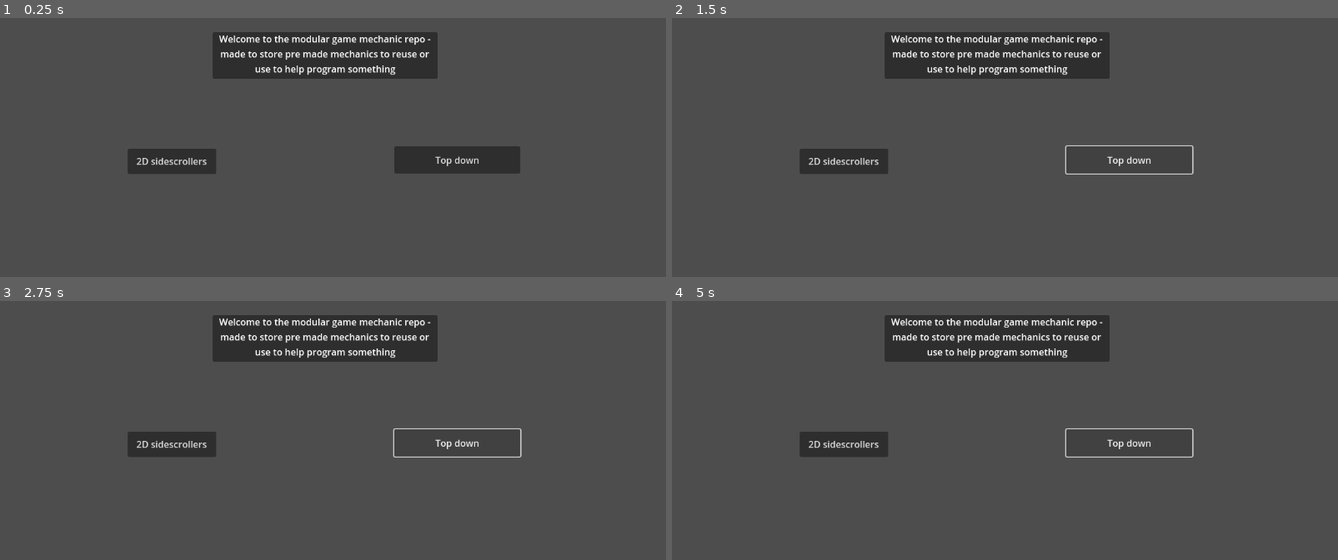
Above: before the commit, frames 1-4 (two rows, left to right).
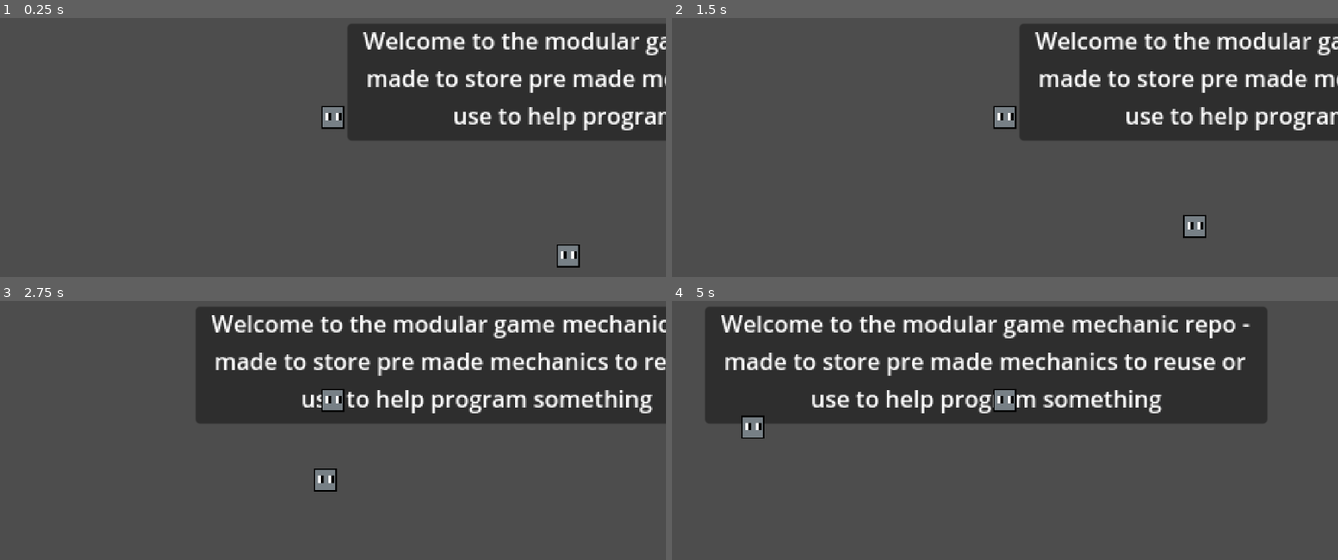
Above: after the commit, the same moments.

Repository: DelusionalDebugger/Modular-game-mechanic-collection
Game: Godot game, scene res://Main menu/main.tscn
Same seed, same stepped clock (60 frames per second), same inputs: the game is played once before the commit and once after it.
Inputs (mouse positions are in pixels of both pictures, inside the frame that each line leads up to):
- Up to frame 1 (0.25 s): no input
- Up to frame 2 (1.5 s): click (845, 160) at 0.5 s, where only the run before the commit has a clickable "2D sidescrollers"; click (1131, 160) at 1.25 s, where only the run before the commit has a clickable "Top down"
- Up to frame 3 (2.75 s): tap Enter (ui_accept) at 2, 2.27 s; hold D (Right) from 2.03 s (still down)
- Up to frame 4 (5 s): tap Enter (ui_accept) at 3.02, 4.52 s; release D (Right) at 3.53 s; hold A (Left) 3.53-4.28 s; hold D (Right) from 4.28 s (still down)

The runs differ from the first frame. In frame 1, 26% of the frame differs, in the area x 19-100%, y 2-97%; in frame 2, 25%; in frame 3, 29%; in frame 4, 35%, in the area x 5-90%, y 2-61%.

Commit message:
Creating code for Follow point enemy
The player and enemy is in the main scene here because that's where this was tested. Also the enemy might only be going to the origin so that might be a glitch.

Diff:
--- /dev/null
+++ b/Collection/Enemies/AI/Enemies/Find point enemy/find_point_enemy.gd
@@ -0,0 +1,18 @@
+extends CharacterBody2D
+
+@onready var pointTracker: RayCast2D = $PointTracker
+
+var chosenLocation : Vector2
+var movementVelocity : int = 30
+var targetLocation : Vector2
+
+func _ready() -> void:
+	targetLocation = Vector2(randi_range(-2000,2000),randi_range(-2000,2000))	#Can replace these ranges with screen or scene size needed
+
+func _physics_process(delta: float) -> void:
+	pointTracker.look_at(chosenLocation)
+	targetLocation = (chosenLocation - global_position).normalized()
+	position += movementVelocity * delta * targetLocation
+
+	if targetLocation == Vector2(0,0):
+		targetLocation = Vector2(randi_range(-2000,2000),randi_range(-2000,2000))
--- a/Collection/Enemies/AI/Enemies/Find point enemy/find_point_enemy.tscn
+++ b/Collection/Enemies/AI/Enemies/Find point enemy/find_point_enemy.tscn
@@ -1,9 +1,11 @@
-[gd_scene load_steps=2 format=3 uid="uid://bvfx3nnmy52x1"]
+[gd_scene load_steps=3 format=3 uid="uid://bvfx3nnmy52x1"]
 
 [ext_resource type="PackedScene" uid="uid://2j417jyxspp4" path="res://Collection/Enemies/AI/Enemies/Base enemy/base_enemy.tscn" id="1_bgoc6"]
+[ext_resource type="Script" path="res://Collection/Enemies/AI/Enemies/Find point enemy/find_point_enemy.gd" id="2_i54ky"]
 
 [node name="FindPointEnemy" instance=ExtResource("1_bgoc6")]
+script = ExtResource("2_i54ky")
 
 [node name="PlayerTracker" type="RayCast2D" parent="." index="2"]
 
-[node name="PointPicker" type="RayCast2D" parent="." index="3"]
+[node name="PointTracker" type="RayCast2D" parent="." index="3"]
--- a/Main menu/main.tscn
+++ b/Main menu/main.tscn
@@ -1,4 +1,7 @@
-[gd_scene format=3 uid="uid://cgq1likmuq56f"]
+[gd_scene load_steps=3 format=3 uid="uid://cgq1likmuq56f"]
+
+[ext_resource type="PackedScene" uid="uid://bvfx3nnmy52x1" path="res://Collection/Enemies/AI/Enemies/Find point enemy/find_point_enemy.tscn" id="1_tm03c"]
+[ext_resource type="PackedScene" uid="uid://cravhsds4jx35" path="res://Reusable scenes/Player (top down)/Player (top down).tscn" id="2_bxa4r"]
 
 [node name="Main" type="Node"]
 
@@ -29,3 +32,9 @@
 text = "Welcome to the modular game mechanic repo - made to store pre made mechanics to reuse or use to help program something"
 horizontal_alignment = 1
 autowrap_mode = 3
+
+[node name="FindPointEnemy" parent="." instance=ExtResource("1_tm03c")]
+position = Vector2(527, 341)
+
+[node name="Player" parent="." instance=ExtResource("2_bxa4r")]
+position = Vector2(358, 241)
